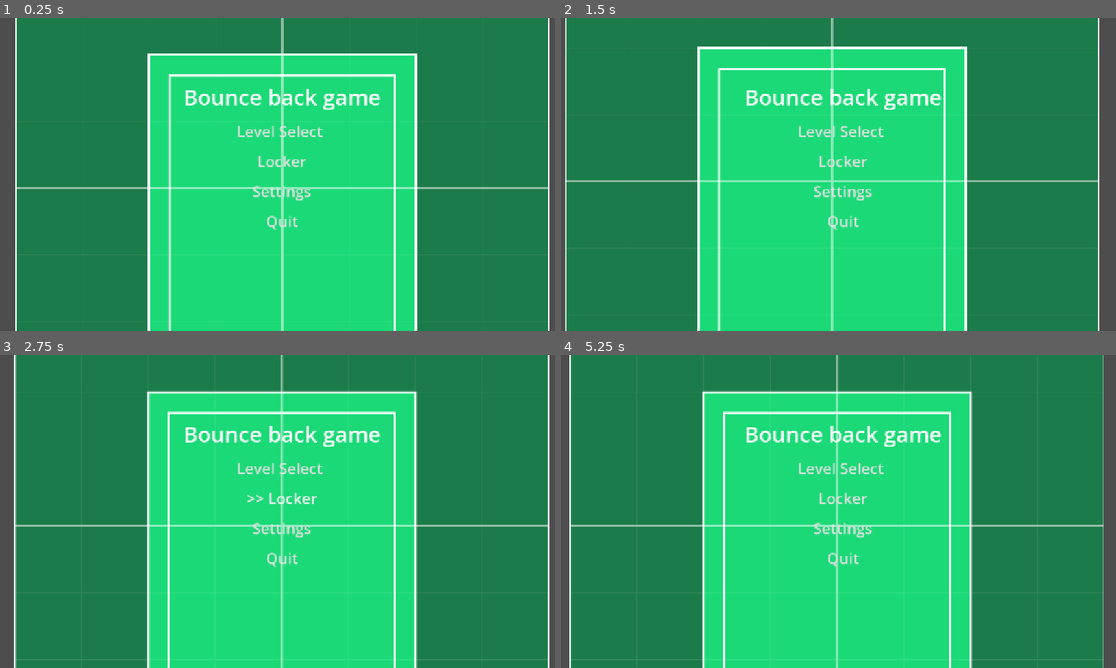
Above: before the commit, frames 1-4 (two rows, left to right).
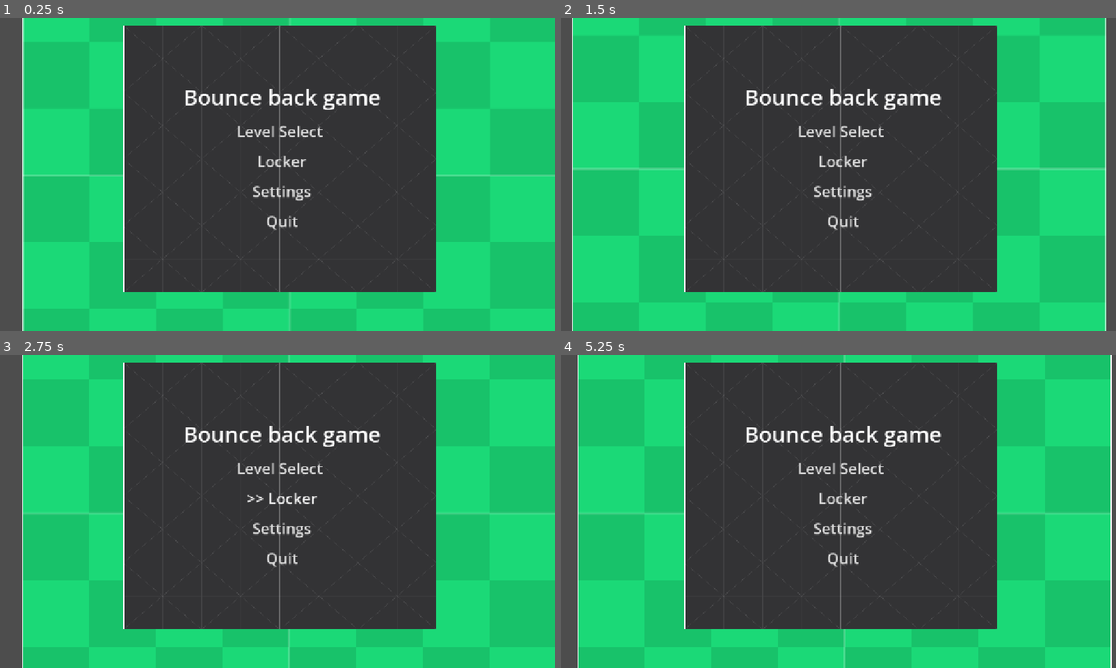
Above: after the commit, the same moments.

Repository: mitchglitchisdabestg/Haven-game
Game: Godot game, scene res://Scenes/Main menu/main_menu.tscn
Two runs of this game, one before a commit and one after it. Both use one fixed random seed, a clock stepped at 60 frames per second and the inputs below. This scene is started directly instead of the project's main scene. The engine's default icon, where the game draws it, is replaced by a stand-in: a white triangle on a blue panel in a dark square.
Inputs (mouse positions are in pixels of both pictures, inside the frame that each line leads up to):
- Up to frame 1 (0.25 s): no input
- Up to frame 2 (1.5 s): click "Level Select" at 0.5 s; click "Return" at 1.25 s
- Up to frame 3 (2.75 s): click "Locker" at 2 s
- Up to frame 4 (5.25 s): click ">> Locker" at 2.75 s; click "Settings" at 3.5 s; click ">> Settings" at 4.25 s; move the mouse to (960, 495) at 5.02 s; hold D (right) from 5.03 s (still down); tap Ctrl (crouch) at 5.1 s

The runs differ from the first frame. In frame 1, 91% of the frame differs, in the area x 2-100%, y 0-100%; in frame 2, 91%; in frame 3, 91%; in frame 4, 92%, in the area x 1-100%, y 0-100%.

Commit message:
fixed the level select

Diff:
--- a/Scenes/Main menu/LevelSelect.tscn
+++ b/Scenes/Main menu/LevelSelect.tscn
@@ -124,18 +124,26 @@
 
 [node name="HBoxContainer2" type="HBoxContainer" parent="." unique_id=1885574687]
 layout_mode = 0
-offset_left = 84.0
-offset_top = 176.0
-offset_right = 1213.0
-offset_bottom = 225.0
+offset_left = 242.0
+offset_top = 323.0
+offset_right = 1371.0
+offset_bottom = 451.0
 offset_transform_enabled = true
-theme_override_constants/separation = 30
+theme_override_constants/separation = 100
 
 [node name="Level 1" type="TextureButton" parent="HBoxContainer2" unique_id=818902951]
 layout_mode = 2
 texture_normal = ExtResource("5_o363i")
 
 [node name="Level 2" type="TextureButton" parent="HBoxContainer2" unique_id=961715493]
+layout_mode = 2
+texture_normal = ExtResource("5_o363i")
+
+[node name="Level 3" type="TextureButton" parent="HBoxContainer2" unique_id=1910999664]
+layout_mode = 2
+texture_normal = ExtResource("5_o363i")
+
+[node name="Level 4" type="TextureButton" parent="HBoxContainer2" unique_id=70877221]
 layout_mode = 2
 texture_normal = ExtResource("5_o363i")
 
--- a/Scenes/Main menu/main_menu.gd
+++ b/Scenes/Main menu/main_menu.gd
@@ -29,10 +29,10 @@
 
 
 func _on_new_game_button_mouse_entered() -> void:
-	new_game_button.text = ">> New Game"
+	new_game_button.text = ">> Level Select"
 
 func _on_new_game_button_mouse_exited() -> void:
-	new_game_button.text = "New Game"
+	new_game_button.text = "Level Select"
 
 func _on_locker_button_mouse_entered() -> void:
 	locker_button.text = ">> Locker"
--- a/Scenes/Main menu/main_menu.tscn
+++ b/Scenes/Main menu/main_menu.tscn
@@ -1,8 +1,9 @@
 [gd_scene format=3 uid="uid://bheumvpgw1mxt"]
 
 [ext_resource type="Script" uid="uid://dfuy86evptu10" path="res://Scenes/Main menu/main_menu.gd" id="1_fu7sn"]
-[ext_resource type="Texture2D" uid="uid://i0p7d356akmr" path="res://Resources/Prototype/Green/texture_12.png" id="2_dwidd"]
+[ext_resource type="Texture2D" uid="uid://bnfkijjeo6l4r" path="res://Resources/Prototype/Green/texture_08.png" id="2_oe6ut"]
 [ext_resource type="Script" uid="uid://d4j2v5ahr42lu" path="res://Scripts/Menu/menumusic.gd" id="3_7d32k"]
+[ext_resource type="Texture2D" uid="uid://ds5dkoff8wndo" path="res://Resources/Prototype/Dark/texture_05.png" id="3_xv4m7"]
 
 [sub_resource type="StyleBoxEmpty" id="StyleBoxEmpty_qe12f"]
 
@@ -24,21 +25,6 @@
 [node name="PeakMenuMusic" type="AudioStreamPlayer" parent="." unique_id=768283682]
 autoplay = true
 
-[node name="Background2" type="TextureRect" parent="." unique_id=491794387]
-layout_mode = 1
-anchors_preset = 8
-anchor_left = 0.5
-anchor_top = 0.5
-anchor_right = 0.5
-anchor_bottom = 0.5
-offset_left = -2514.0
-offset_top = -1343.0
-offset_right = 6204.0
-offset_bottom = 1248.0
-grow_horizontal = 2
-grow_vertical = 2
-stretch_mode = 6
-
 [node name="Background" type="TextureRect" parent="." unique_id=420134897]
 layout_mode = 1
 anchors_preset = 8
@@ -46,14 +32,28 @@
 anchor_top = 0.5
 anchor_right = 0.5
 anchor_bottom = 0.5
-offset_left = -602.0
-offset_top = -481.0
-offset_right = 627.0
-offset_bottom = 543.0
+offset_left = -585.0
+offset_top = -510.0
+offset_right = 644.0
+offset_bottom = 514.0
 grow_horizontal = 2
 grow_vertical = 2
-texture = ExtResource("2_dwidd")
+texture = ExtResource("2_oe6ut")
 stretch_mode = 6
+
+[node name="Background2" type="TextureRect" parent="." unique_id=1092752064]
+layout_mode = 1
+anchors_preset = 15
+anchor_right = 1.0
+anchor_bottom = 1.0
+offset_left = 287.0
+offset_top = 17.0
+offset_right = 207.0
+offset_bottom = 321.0
+grow_horizontal = 2
+grow_vertical = 2
+scale = Vector2(0.6, 0.6)
+texture = ExtResource("3_xv4m7")
 
 [node name="MarginContainer" type="MarginContainer" parent="." unique_id=4046111]
 layout_mode = 1
